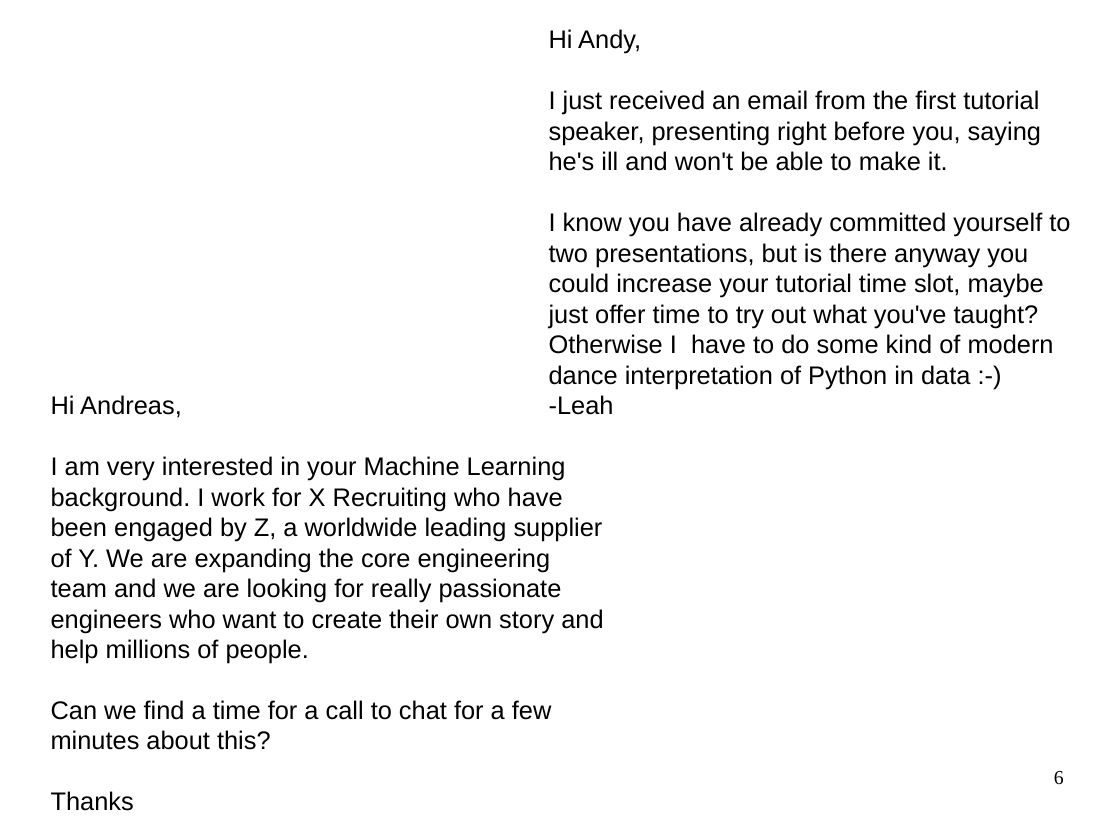
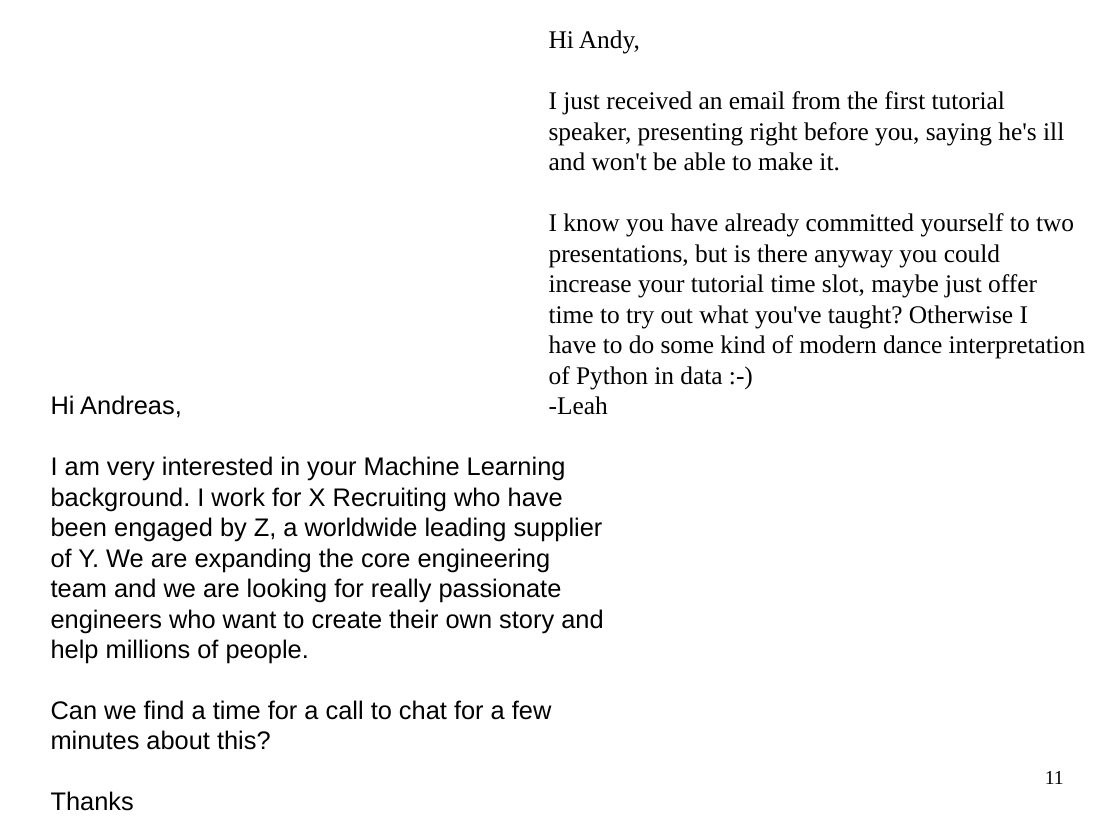
Before and after one commit to amueller/ml-workshop-1-of-4, a slide deck: slide 11 of intro-to-machine-learning-odsc-masterclass-2017.odp (slide 6 before the commit). Drawn at 1120x840 pixels with LibreOffice and Linux fonts; fonts in the diff are those of the drawing. Boxes give left, top, right and bottom in pixels: in the first picture for what was removed or moved away, otherwise in the second. Text is boxed around its words. In the diff, an @@ line names an element or a change of style, - is before the commit and + after.

```diff
--- a/intro-to-machine-learning-odsc-masterclass-2017.odp
+++ b/intro-to-machine-learning-odsc-masterclass-2017.odp
@@ subtitle "Hi Andy," at (x1=549, y1=30, x2=1086, y2=415): font Arial to Times New Roman @@
@@ page number at (x1=1045, y1=771, x2=1064, y2=784): text changed @@
-6
+11
```
Also in this commit, not shown: 16 other slides changed, 19 slides added, 8 slides removed, 1 other file.
